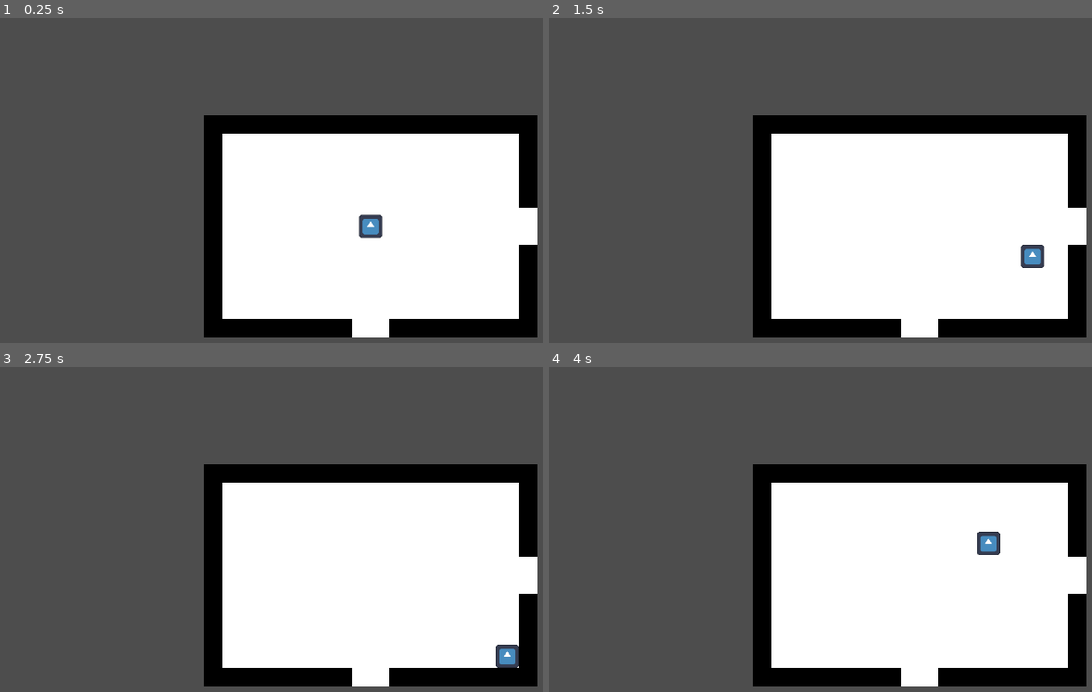
Above: before the commit, frames 1-4 (two rows, left to right).
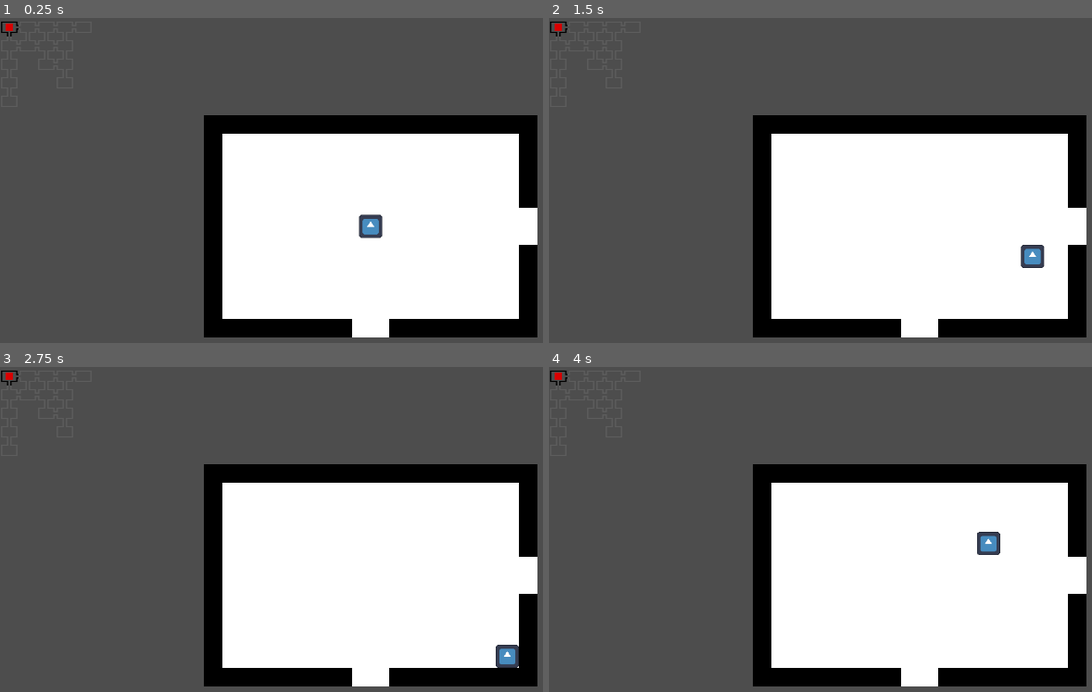
Above: after the commit, the same moments.

Repository: Marcim2489/jam-crie-games
Game: Godot game, scene res://cenas/main.tscn
The game is run twice, just before and just after one commit, with the same random seed, the same clock (stepped at 60 frames per second) and the same inputs. The engine's default icon, where the game draws it, is replaced by a stand-in: a white triangle on a blue panel in a dark square.
Inputs:
- Up to frame 1 (0.25 s): no input
- Up to frame 2 (1.5 s): tap Enter at 0.5 s; hold Right (ui_right) 0.53-1.28 s; hold Down (ui_down) from 1.28 s (still down)
- Up to frame 3 (2.75 s): release Down (ui_down) at 2.03 s; hold Right (ui_right) from 2.03 s (still down)
- Up to frame 4 (4 s): tap Space at 2.75 s; release Right (ui_right) at 2.78 s; hold Up (ui_up) 2.78-3.53 s; hold Left (ui_left) from 3.53 s (still down)

The runs differ from the first frame. In frame 1, less than 0.1% of the frame differs, in the area x 0-4%, y 1-6%; in frame 2, less than 0.1%; in frame 3, less than 0.1%; in frame 4, less than 0.1%.

Commit message:
protótipo do minimap

Diff:
--- a/cenas/main.tscn
+++ b/cenas/main.tscn
@@ -3,13 +3,77 @@
 [ext_resource type="Script" uid="uid://bcel11xi1hsgy" path="res://scripts/gerador_de_salas.gd" id="1_mtgg2"]
 [ext_resource type="Script" uid="uid://cfajqjhrwfgr4" path="res://scripts/camera_2d.gd" id="2_t4ukd"]
 [ext_resource type="PackedScene" uid="uid://cgpp37rj0iwps" path="res://cenas/player.tscn" id="3_4fhxt"]
+[ext_resource type="Texture2D" uid="uid://cussmeq0kexg0" path="res://assets/tilemap minimapa.png" id="4_5wwvk"]
+[ext_resource type="Script" uid="uid://cet5oef8ki4ij" path="res://scripts/minimap.gd" id="4_bhvw8"]
+[ext_resource type="Texture2D" uid="uid://dh7otkt7u35l0" path="res://assets/tilemap minimapa claro.png" id="5_bhvw8"]
 
-[node name="main" type="Node2D" unique_id=72236491 node_paths=PackedStringArray("player")]
+[sub_resource type="TileSetAtlasSource" id="TileSetAtlasSource_l8342"]
+texture = ExtResource("4_5wwvk")
+0:0/0 = 0
+1:0/0 = 0
+2:0/0 = 0
+3:0/0 = 0
+4:0/0 = 0
+0:1/0 = 0
+1:1/0 = 0
+2:1/0 = 0
+3:1/0 = 0
+4:1/0 = 0
+0:2/0 = 0
+1:2/0 = 0
+2:2/0 = 0
+3:2/0 = 0
+4:2/0 = 0
+
+[sub_resource type="TileSetAtlasSource" id="TileSetAtlasSource_v1d1r"]
+texture = ExtResource("5_bhvw8")
+0:0/0 = 0
+1:0/0 = 0
+2:0/0 = 0
+3:0/0 = 0
+4:0/0 = 0
+0:1/0 = 0
+1:1/0 = 0
+2:1/0 = 0
+3:1/0 = 0
+4:1/0 = 0
+0:2/0 = 0
+1:2/0 = 0
+2:2/0 = 0
+3:2/0 = 0
+4:2/0 = 0
+
+[sub_resource type="TileSet" id="TileSet_wx7i4"]
+sources/0 = SubResource("TileSetAtlasSource_l8342")
+sources/1 = SubResource("TileSetAtlasSource_v1d1r")
+
+[node name="main" type="Node2D" unique_id=72236491 node_paths=PackedStringArray("player", "minimap")]
 script = ExtResource("1_mtgg2")
 player = NodePath("player")
+minimap = NodePath("CanvasLayer/minimap")
 
 [node name="Camera2D" type="Camera2D" parent="." unique_id=1355454387]
 zoom = Vector2(2, 2)
 script = ExtResource("2_t4ukd")
 
 [node name="player" parent="." unique_id=175035773 instance=ExtResource("3_4fhxt")]
+
+[node name="CanvasLayer" type="CanvasLayer" parent="." unique_id=736991143]
+
+[node name="minimap" type="Node2D" parent="CanvasLayer" unique_id=1479556611 node_paths=PackedStringArray("baseMap", "visibleMap", "playerIcon")]
+scale = Vector2(2, 2)
+script = ExtResource("4_bhvw8")
+baseMap = NodePath("basemap")
+visibleMap = NodePath("visible map")
+playerIcon = NodePath("player icon")
+
+[node name="basemap" type="TileMapLayer" parent="CanvasLayer/minimap" unique_id=1419687843]
+tile_set = SubResource("TileSet_wx7i4")
+
+[node name="visible map" type="TileMapLayer" parent="CanvasLayer/minimap" unique_id=719481356]
+tile_set = SubResource("TileSet_wx7i4")
+
+[node name="player icon" type="Polygon2D" parent="CanvasLayer/minimap" unique_id=467238498]
+color = Color(0.85490197, 0, 0, 1)
+offset = Vector2(5, 5)
+polygon = PackedVector2Array(0, 6, 6, 6, 6, 0, 0, 0)
--- a/scripts/gerador_de_salas.gd
+++ b/scripts/gerador_de_salas.gd
@@ -26,6 +26,7 @@
 
 @export var totalDeSalas : int = 15
 @export var player : Node2D
+@export var minimap : Minimap
 
 var primeiraSala : Vector2i = Vector2i(0,0)
 
@@ -51,10 +52,11 @@
 			sala.x*16*18*2,
 			sala.y*16*12*2,
 		)
-	player.global_position = Vector2i(
-			primeiraSala.x*16*18*2,
-			primeiraSala.y*16*12*2,
-		)
+	SalaManager.setarSala(primeiraSala, player)
+	#player.global_position = Vector2i(
+			#primeiraSala.x*16*18*2,
+			#primeiraSala.y*16*12*2,
+		#)
 
 func verificarAdjacencia(sala : Vector2i) -> String:
 	var adjacencias : int = 0
@@ -79,43 +81,59 @@
 	match adjacencias:
 		1:
 			if cima:
+				minimap.colocarSala(sala, Vector2i(1,0))
 				return SALA_1_CIMA
 			if baixo:
+				minimap.colocarSala(sala, Vector2i(0,0))
 				return SALA_1_BAIXO
 			if direita:
+				minimap.colocarSala(sala, Vector2i(3,0))
 				return SALA_1_DIREITA
 			if esquerda:
+				minimap.colocarSala(sala, Vector2i(2,0))
 				return SALA_1_ESQUERDA
 		2:
 			if cima:
 				if baixo:
+					minimap.colocarSala(sala, Vector2i(0,1))
 					return SALA_2_VERTICAL
 				if direita:
+					minimap.colocarSala(sala, Vector2i(0,2))
 					return SALA_2_CIMA_DIREITA
 				if esquerda:
+					minimap.colocarSala(sala, Vector2i(4,1))
 					return SALA_2_CIMA_ESQUERDA
 			if baixo:
 				if direita:
+					minimap.colocarSala(sala, Vector2i(3,1))
 					return SALA_2_BAIXO_DIREITA
 				if esquerda:
+					minimap.colocarSala(sala, Vector2i(2,1))
 					return SALA_2_BAIXO_ESQUERDA
 			if direita and esquerda:
+				minimap.colocarSala(sala, Vector2i(1,1))
 				return SALA_2_HORIZONTAL
 
 		3:
 			if cima == false:
+				minimap.colocarSala(sala, Vector2i(3,2))
 				return SALA_3_MCIMA
 			if baixo == false:
+				minimap.colocarSala(sala, Vector2i(1,2))
 				return SALA_3_MBAIXO
 			if direita == false:
+				minimap.colocarSala(sala, Vector2i(4,2))
 				return SALA_3_MDIREITA
 			if esquerda == false:
+				minimap.colocarSala(sala, Vector2i(2,2))
 				return SALA_3_MESQUERDA
 		4:
+			minimap.colocarSala(sala, Vector2i(4,0))
 			return SALA_4
 		_:
+			minimap.colocarSala(sala, Vector2i(4,0))
 			return SALA_4
-
+	minimap.colocarSala(sala, Vector2i(4,0))
 	return SALA_4
 
 
--- /dev/null
+++ b/scripts/minimap.gd
@@ -0,0 +1,16 @@
+extends Node2D
+class_name Minimap
+
+@export var baseMap : TileMapLayer
+@export var visibleMap : TileMapLayer
+@export var playerIcon : Node2D
+
+func _ready() -> void:
+	SalaManager.entrouNaSala.connect(mostrarSala)
+
+func colocarSala(sala : Vector2i, tipoDeSala : Vector2i):
+	baseMap.set_cell(sala, 1, tipoDeSala)
+
+func mostrarSala(sala : Vector2i):
+	playerIcon.position = sala * 16
+	visibleMap.set_cell(sala, 0, baseMap.get_cell_atlas_coords(sala))
Not shown, added: scripts/minimap.gd.uid
